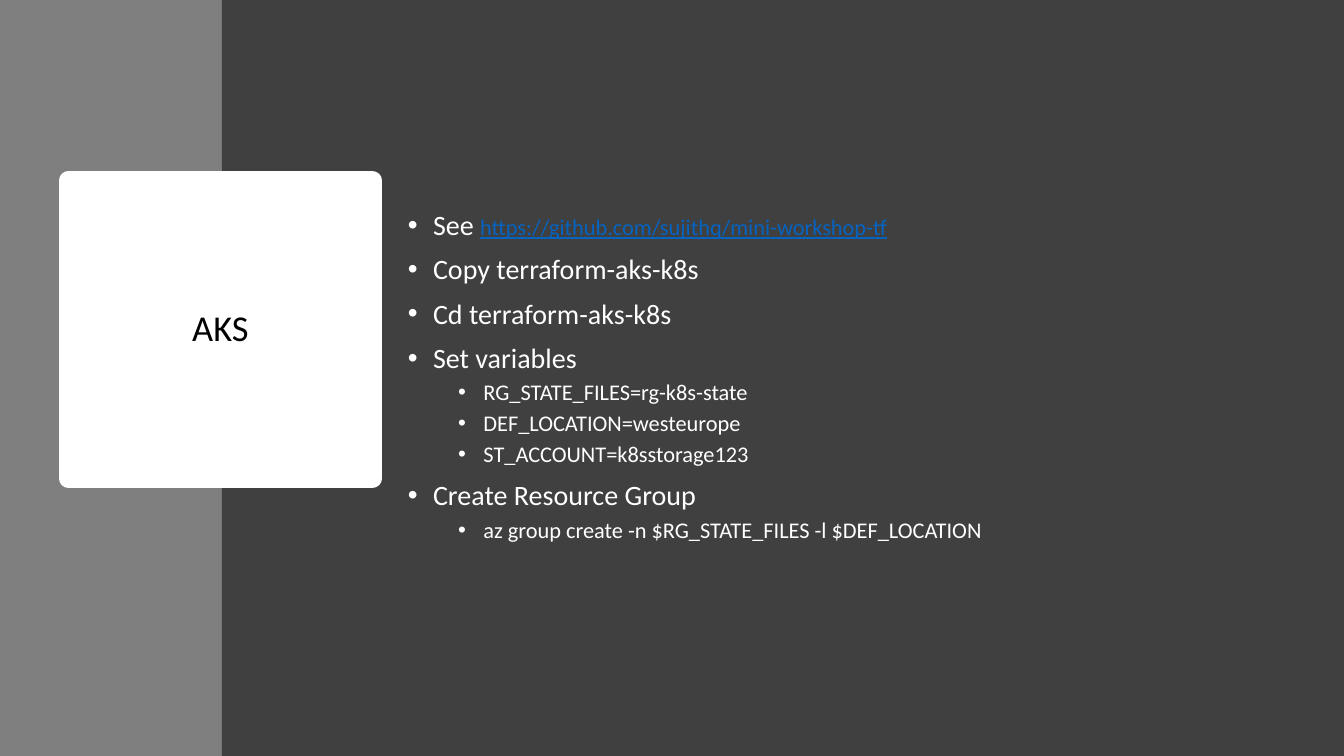
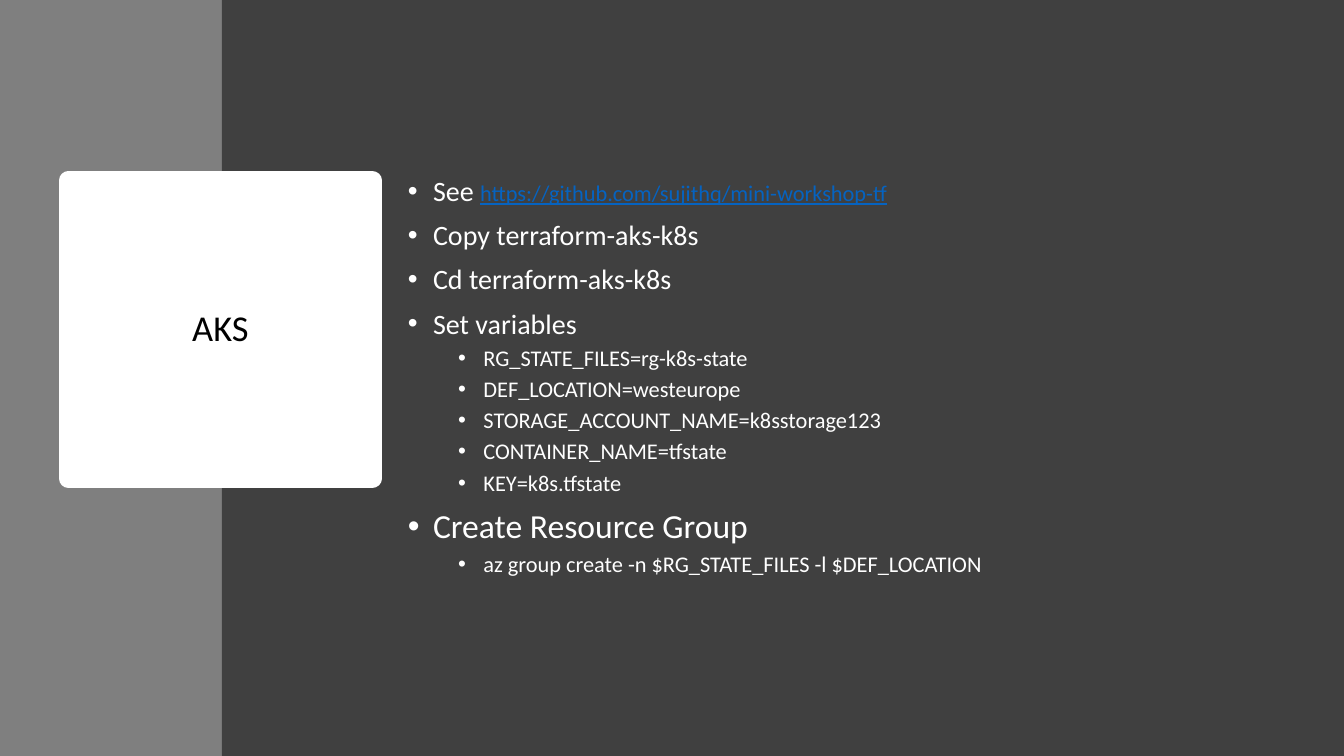
Before and after one commit to sujithq/mini-workshop-tf, a slide deck: slide 14 of Presentation.pptx. Drawn at 1344x756 pixels with LibreOffice and Linux fonts; fonts in the diff are those of the drawing. Boxes give left, top, right and bottom in pixels: in the first picture for what was removed or moved away, otherwise in the second. Text is boxed around its words. In the diff, an @@ line names an element or a change of style, - is before the commit and + after.

```diff
--- a/Presentation.pptx
+++ b/Presentation.pptx
@@ text at (483, 412, 880, 491): text changed @@
-  • ST_ACCOUNT=k8sstorage123
+  • STORAGE_ACCOUNT_NAME=k8sstorage123
+  • CONTAINER_NAME=tfstate
+  • KEY=k8s.tfstate
@@ text at (433, 516, 747, 544): size 20 to 24 pt in "Create Resource Group" @@
```
Also in this commit, not shown: 2 other slides changed, 1 other file.
